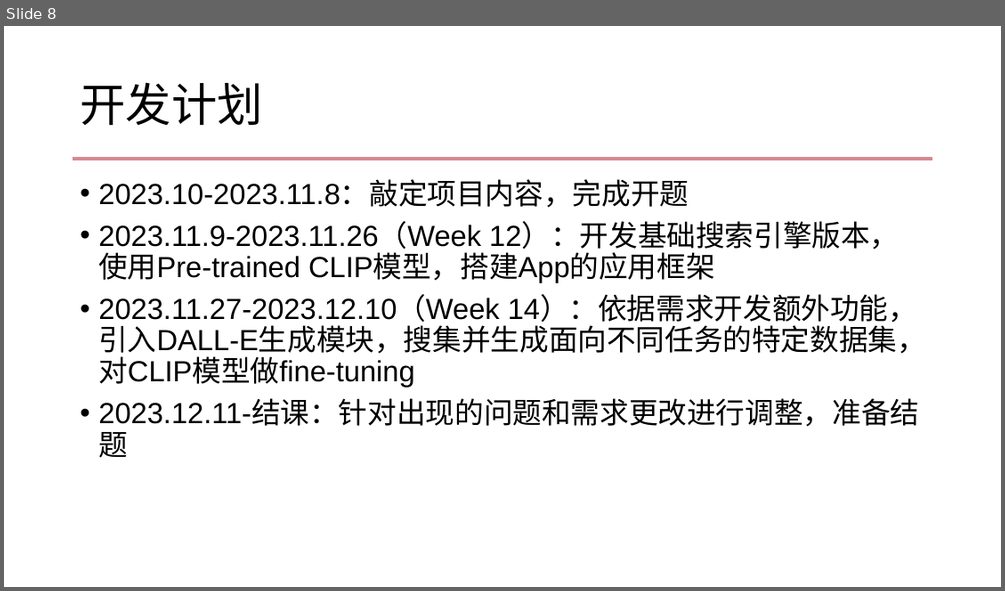
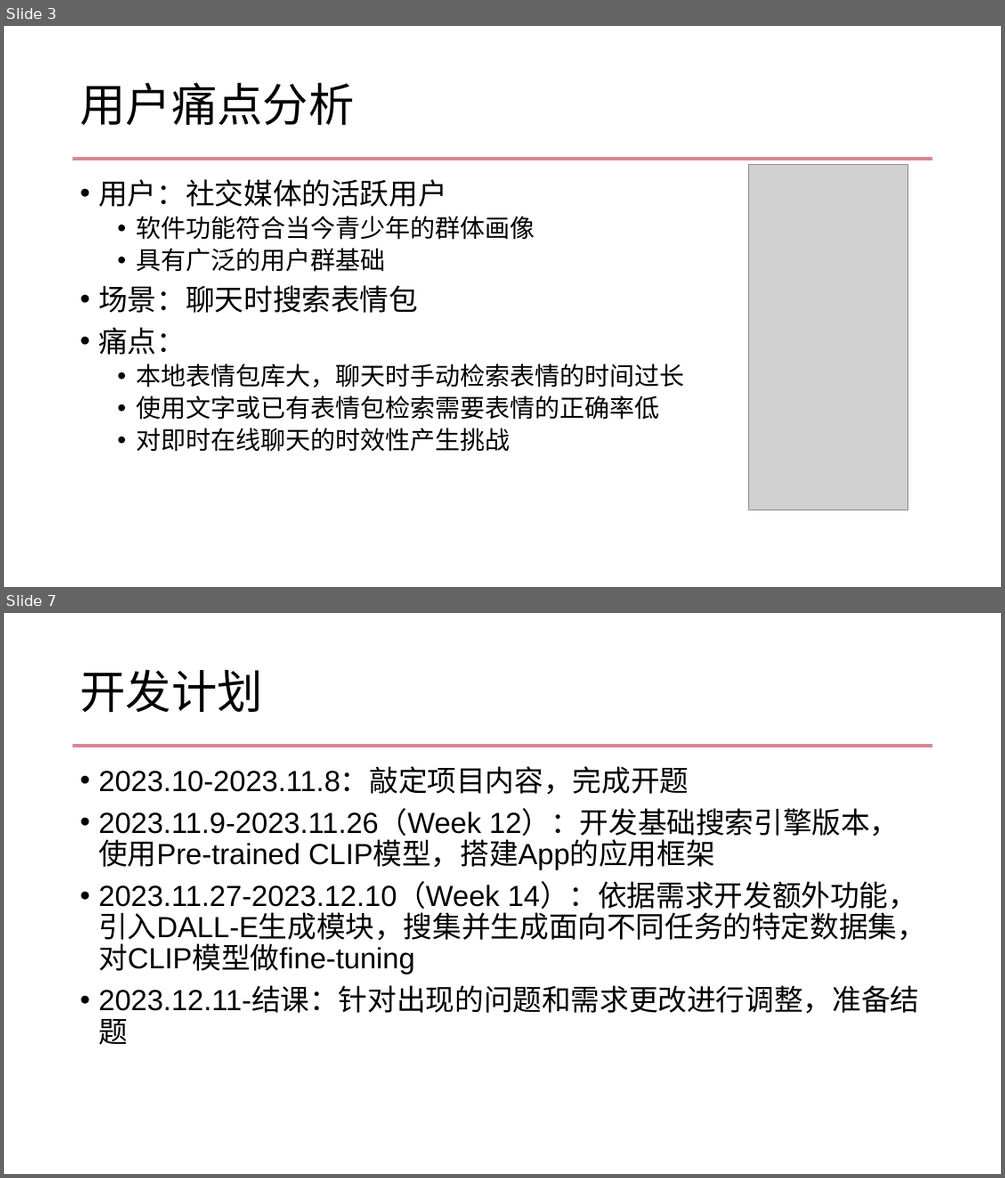
Before and after one commit to Ep11phany/ISE2023Autumn, a slide deck: ISE-Proposal.pptx. Shown one above the other, each under a label of ours: slide 8 before the commit, slides 3 and 7 after it; the slides between them are not shown. The pictures are 1005x591 and 1005x1178 pixels, drawn with LibreOffice and Linux fonts; fonts in the diff are those of the drawing; grey boxes stand for pictures; background and template pictures are left out. Boxes give left, top, right and bottom in pixels: in the first picture for what was removed or moved away, otherwise in the second. Text is boxed around its words. In the diff, an @@ line names an element or a change of style, - is before the commit and + after.

```diff
--- a/ISE-Proposal.pptx
+++ b/ISE-Proposal.pptx
@@ slide 3 added at box(4, 26, 1001, 587), background #FFFFFF; not listed: 1 template element that a slide beside it also shows @@
@@ title added at box(80, 82, 354, 125), 44 pt, text #000000 @@
+用户痛点分析
@@ text added at box(98, 179, 684, 451), 24 pt, text #000000 @@
+• 用户：社交媒体的活跃用户
+  • 软件功能符合当今青少年的群体画像
+  • 具有广泛的用户群基础
+• 场景：聊天时搜索表情包
+• 痛点：
+  • 本地表情包库大，聊天时手动检索表情的时间过长
+  • 使用文字或已有表情包检索需要表情的正确率低
+  • 对即时在线聊天的时效性产生挑战
@@ picture added at box(749, 164, 908, 510) @@
@@ what was slide 8 is now slide 7 @@
```
Also in this commit, not shown: 3 slides changed, 2 other slides added, 4 slides removed, 1 other file.
